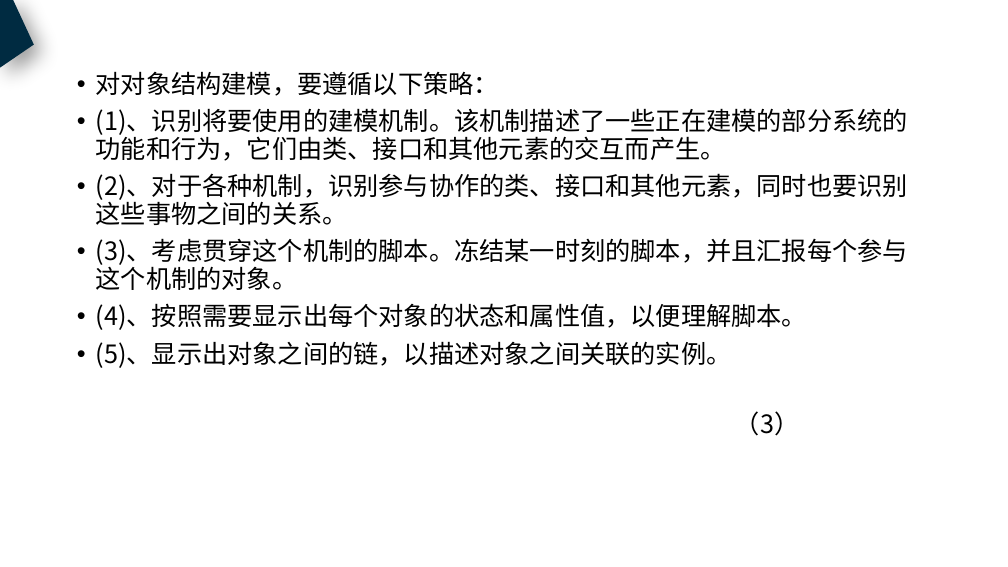
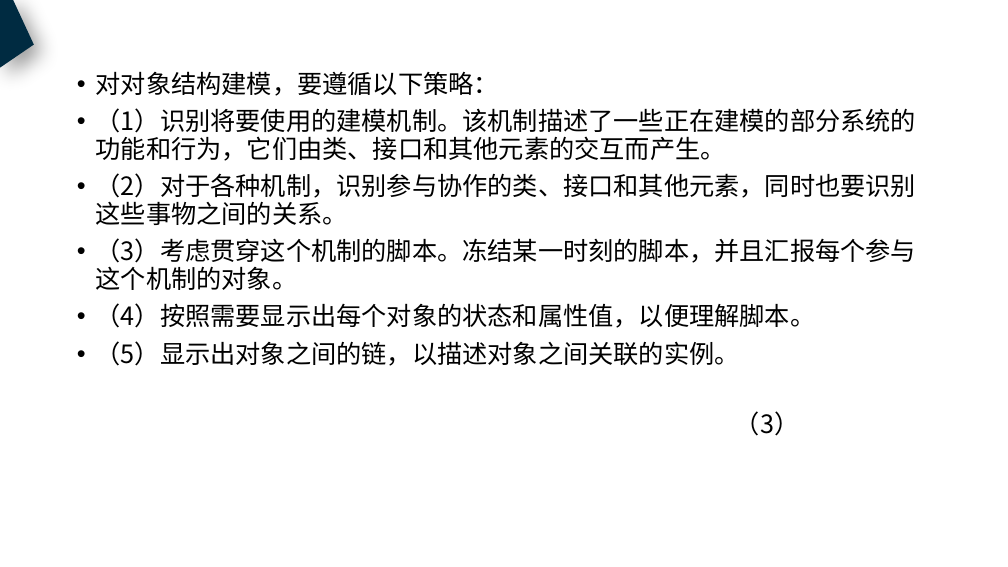
Before and after one commit to PRD2018-G18/PRD2018, a slide deck: slide 12 of 非受控文档/过程文档/UML基础3/UML基础3.pptx (slide 11 before the commit). Drawn at 1008x567 pixels with LibreOffice and Linux fonts; fonts in the diff are those of the drawing. Boxes give left, top, right and bottom in pixels: in the first picture for what was removed or moved away, otherwise in the second. Text is boxed around its words. In the diff, an @@ line names an element or a change of style, - is before the commit and + after.

```diff
--- a/非受控文档/过程文档/UML基础3/UML基础3.pptx
+++ b/非受控文档/过程文档/UML基础3/UML基础3.pptx
@@ text at [96,108,916,366]: text changed @@
-• (1)、识别将要使用的建模机制。该机制描述了一些正在建模的部分系统的功能和行为，它们由类、接口和其他元素的交互而产生。
-• (2)、对于各种机制，识别参与协作的类、接口和其他元素，同时也要识别这些事物之间的关系。
-• (3)、考虑贯穿这个机制的脚本。冻结某一时刻的脚本，并且汇报每个参与这个机制的对象。
-• (4)、按照需要显示出每个对象的状态和属性值，以便理解脚本。
-• (5)、显示出对象之间的链，以描述对象之间关联的实例。
+• （1）识别将要使用的建模机制。该机制描述了一些正在建模的部分系统的功能和行为，它们由类、接口和其他元素的交互而产生。
+• （2）对于各种机制，识别参与协作的类、接口和其他元素，同时也要识别这些事物之间的关系。
+• （3）考虑贯穿这个机制的脚本。冻结某一时刻的脚本，并且汇报每个参与这个机制的对象。
+• （4）按照需要显示出每个对象的状态和属性值，以便理解脚本。
+• （5）显示出对象之间的链，以描述对象之间关联的实例。
```
Also in this commit, not shown: 23 other slides changed, 1 slide added, 1 slide removed, 1 other file.
